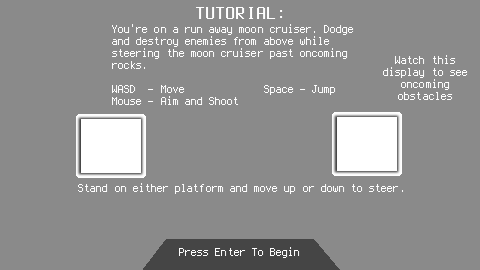
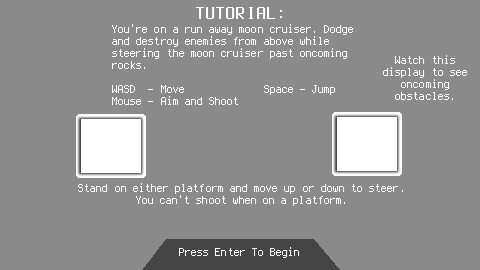
Revision of a layered 480x270 image; what changed, layer by layer:
painted on "Watch this display to see onco..." over [395, 92, 454, 100]
painted on "Stand on either platform and m..." over [136, 195, 346, 206]
